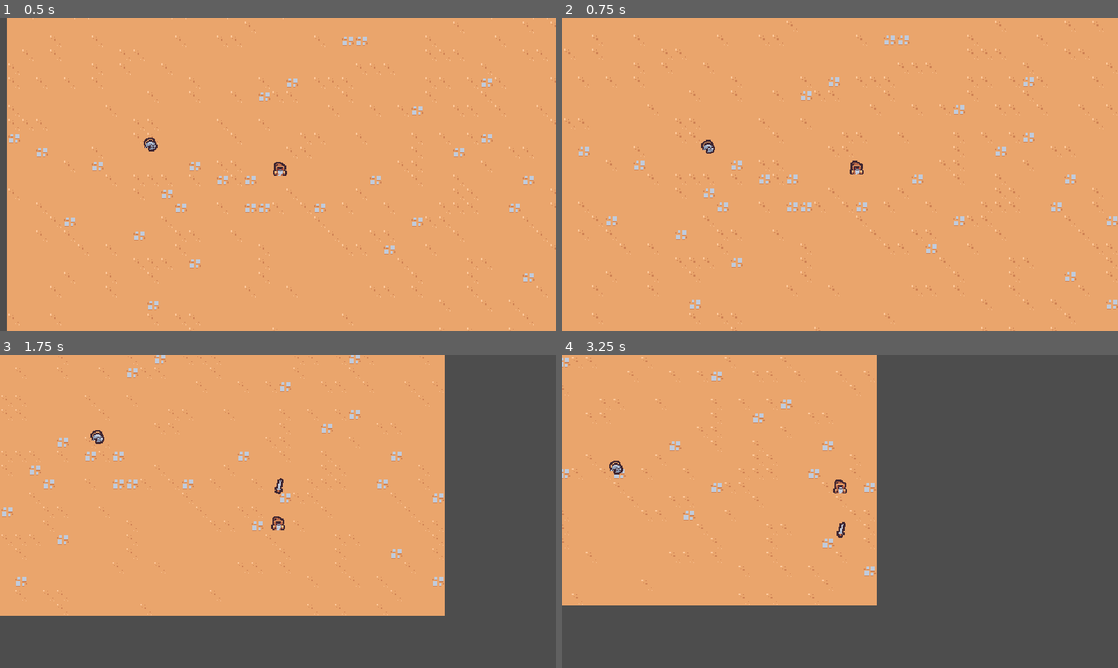
Above: before the commit, frames 1-4 (two rows, left to right).
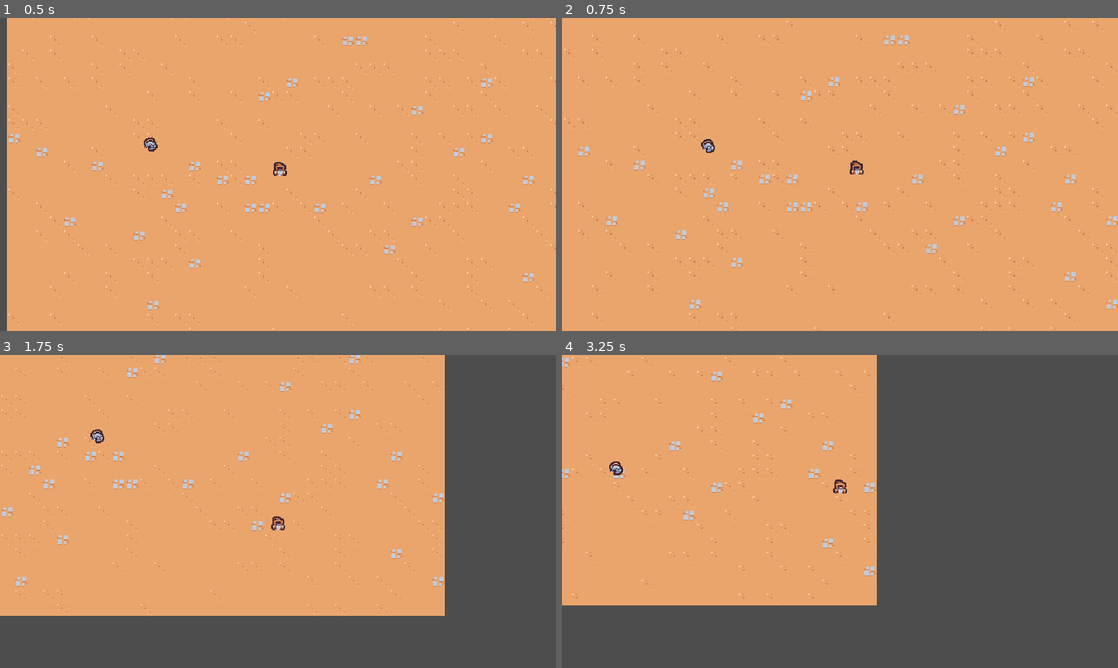
Above: after the commit, the same moments.

Repository: nok4123456/Godot_Learning
Game: Godot game, scene res://scenes/main/main.tscn
Same seed, same stepped clock (60 frames per second), same inputs: the game is played once before the commit and once after it.
Inputs:
- Up to frame 1 (0.5 s): no input
- Up to frame 2 (0.75 s): hold D (move_right) from 0.53 s (still down)
- Up to frame 3 (1.75 s): release D (move_right) at 1.28 s; hold S (move_down) from 1.28 s (still down)
- Up to frame 4 (3.25 s): release S (move_down) at 2.03 s; hold D (move_right) 2.03-2.78 s; hold W (move_up) from 2.78 s (still down)

Frame 1 is identical in both runs. In frame 2, less than 0.1% of the frame differs, in the area x 25-28%, y 38-44%; in frame 3, 0.1%, in the area x 16-51%, y 23-45%; in frame 4, 0.1%.

Commit message:
update the code that the sword can kill the basic enemy

Diff:
--- a/project.godot
+++ b/project.godot
@@ -14,6 +14,10 @@
 run/main_scene="res://scenes/main/main.tscn"
 config/features=PackedStringArray("4.2", "Forward Plus")
 config/icon="res://icon.svg"
+
+[debug]
+
+gdscript/warnings/unused_parameter=0
 
 [display]
 
@@ -54,6 +58,13 @@
 ]
 }
 
+[layer_names]
+
+2d_physics/layer_1="Terrain"
+2d_physics/layer_2="Player"
+2d_physics/layer_3="Enemy"
+
 [rendering]
 
 textures/canvas_textures/default_texture_filter=0
+2d/snap/snap_2d_transforms_to_pixel=true
--- a/scenes/ability/sword_ability/sword_ability.tscn
+++ b/scenes/ability/sword_ability/sword_ability.tscn
@@ -28,11 +28,23 @@
 "update": 0,
 "values": [Vector2(1, 1)]
 }
+tracks/2/type = "value"
+tracks/2/imported = false
+tracks/2/enabled = true
+tracks/2/path = NodePath("Area2D/CollisionShape2D:disabled")
+tracks/2/interp = 1
+tracks/2/loop_wrap = true
+tracks/2/keys = {
+"times": PackedFloat32Array(0),
+"transitions": PackedFloat32Array(1),
+"update": 1,
+"values": [true]
+}
 
 [sub_resource type="Animation" id="Animation_gyxcp"]
 resource_name = "swing"
 length = 0.75
-step = 0.05
+step = 0.01
 tracks/0/type = "value"
 tracks/0/imported = false
 tracks/0/enabled = true
@@ -71,12 +83,27 @@
 "method": &"queue_free"
 }]
 }
+tracks/3/type = "value"
+tracks/3/imported = false
+tracks/3/enabled = true
+tracks/3/path = NodePath("Area2D/CollisionShape2D:disabled")
+tracks/3/interp = 1
+tracks/3/loop_wrap = true
+tracks/3/keys = {
+"times": PackedFloat32Array(0, 0.21, 0.4),
+"transitions": PackedFloat32Array(1, 1, 1),
+"update": 1,
+"values": [true, false, true]
+}
 
 [sub_resource type="AnimationLibrary" id="AnimationLibrary_cqg15"]
 _data = {
 "RESET": SubResource("Animation_f2xd5"),
 "swing": SubResource("Animation_gyxcp")
 }
+
+[sub_resource type="RectangleShape2D" id="RectangleShape2D_0l5ng"]
+size = Vector2(25.5, 43)
 
 [node name="SwordAbility" type="Node2D"]
 
@@ -87,5 +114,16 @@
 autoplay = "swing"
 
 [node name="Sprite2D" type="Sprite2D" parent="."]
+position = Vector2(0, -4.41428e-08)
 texture = ExtResource("1_2pa15")
 offset = Vector2(2.08165e-12, -4)
+
+[node name="Area2D" type="Area2D" parent="."]
+position = Vector2(2, -1)
+collision_layer = 4
+collision_mask = 0
+
+[node name="CollisionShape2D" type="CollisionShape2D" parent="Area2D"]
+position = Vector2(11, 1)
+shape = SubResource("RectangleShape2D_0l5ng")
+disabled = true
--- a/scenes/ability/sword_ability_controller/sword_ability_controller.gd
+++ b/scenes/ability/sword_ability_controller/sword_ability_controller.gd
@@ -11,16 +11,28 @@
 
 
 func on_timer_timeout():
+	var player = (get_tree().get_first_node_in_group("player")) as Node2D
+	if player == null:
+		return
 	var enemies = (get_tree().get_nodes_in_group("enemy")) as Array[Node2D]
 	enemies = (enemies.filter(
-		func(enemy: Node2D): return enemy.global_position.distance_squared_to(Vector2.ZERO)
+		func(enemy: Node2D): return (
+			enemy.global_position.distance_squared_to(player.global_position) < pow(MAX_RANGE, 2)
+		)
 	))
 	if enemies.size() == 0:
 		return
-	var player = (get_tree().get_first_node_in_group("player")) as Node2D
-	if player == null:
-		return
-
+	enemies.sort_custom(
+		func(a: Node2D, b: Node2D):
+			var a_distance = a.global_position.distance_squared_to(
+			player.global_position)
+			var b_distance = b.global_position.distance_squared_to(
+			player.global_position)
+			return a_distance < b_distance)
 	var sword_instance = sword_ability.instantiate() as Node2D
 	player.get_parent().add_child(sword_instance)
-	sword_instance.global_position = (player.global_position)
+	sword_instance.global_position = enemies[0].global_position
+	sword_instance.global_position += Vector2.RIGHT.rotated(randf_range(0 , TAU)) * 4
+
+	var enemy_direction = enemies[0].global_position - sword_instance.global_position
+	sword_instance.rotation = enemy_direction.angle()
--- a/scenes/basic_enemy/basic_enemy.gd
+++ b/scenes/basic_enemy/basic_enemy.gd
@@ -5,7 +5,7 @@
 
 # Called when the node enters the scene tree for the first time.
 func _ready():
-	pass  # Replace with function body.
+	$Area2D.area_entered.connect(on_area_enter)
 
 
 # Called every frame. 'delta' is the elapsed time since the previous frame.
@@ -21,3 +21,7 @@
 	if player_node != null:
 		target_direction = (player_node.global_position - global_position).normalized()
 	return target_direction
+
+
+func on_area_enter(other_area: Area2D):
+	queue_free()
--- a/scenes/basic_enemy/basic_enemy.tscn
+++ b/scenes/basic_enemy/basic_enemy.tscn
@@ -1,7 +1,9 @@
-[gd_scene load_steps=4 format=3 uid="uid://clw0xibau1i6n"]
+[gd_scene load_steps=5 format=3 uid="uid://clw0xibau1i6n"]
 
 [ext_resource type="Texture2D" uid="uid://coi8wvnycy46k" path="res://scenes/basic_enemy/basic_enemy.png" id="1_x1mow"]
 [ext_resource type="Script" path="res://scenes/basic_enemy/basic_enemy.gd" id="1_xy0c6"]
+
+[sub_resource type="CircleShape2D" id="CircleShape2D_0lkwg"]
 
 [sub_resource type="CircleShape2D" id="CircleShape2D_iq26n"]
 radius = 5.0
@@ -11,6 +13,14 @@
 collision_layer = 0
 script = ExtResource("1_xy0c6")
 
+[node name="Area2D" type="Area2D" parent="."]
+collision_layer = 0
+collision_mask = 4
+
+[node name="CollisionShape2D" type="CollisionShape2D" parent="Area2D"]
+position = Vector2(0, -4)
+shape = SubResource("CircleShape2D_0lkwg")
+
 [node name="Sprite2D" type="Sprite2D" parent="."]
 texture = ExtResource("1_x1mow")
 offset = Vector2(0, -4)
Not shown: 1 places in scenes/ability/sword_ability/sword_ability.tscn that only renumber resources
